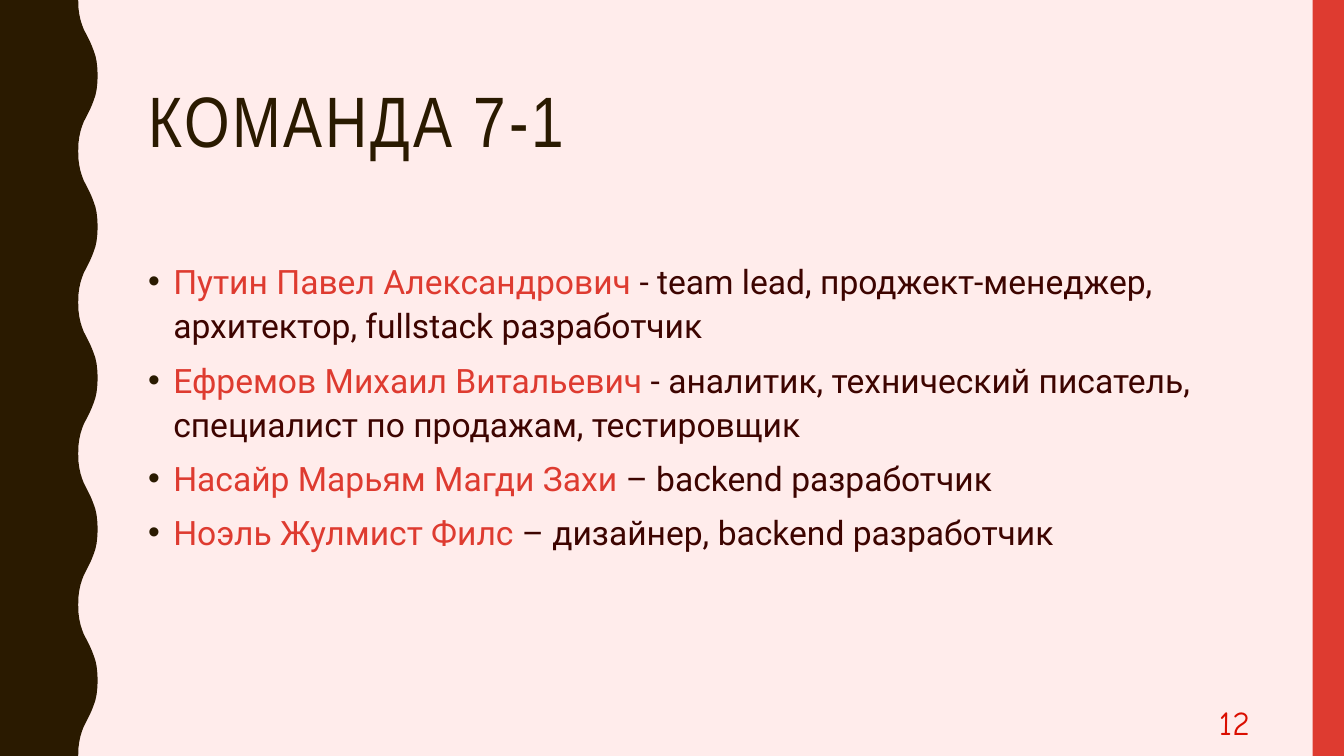
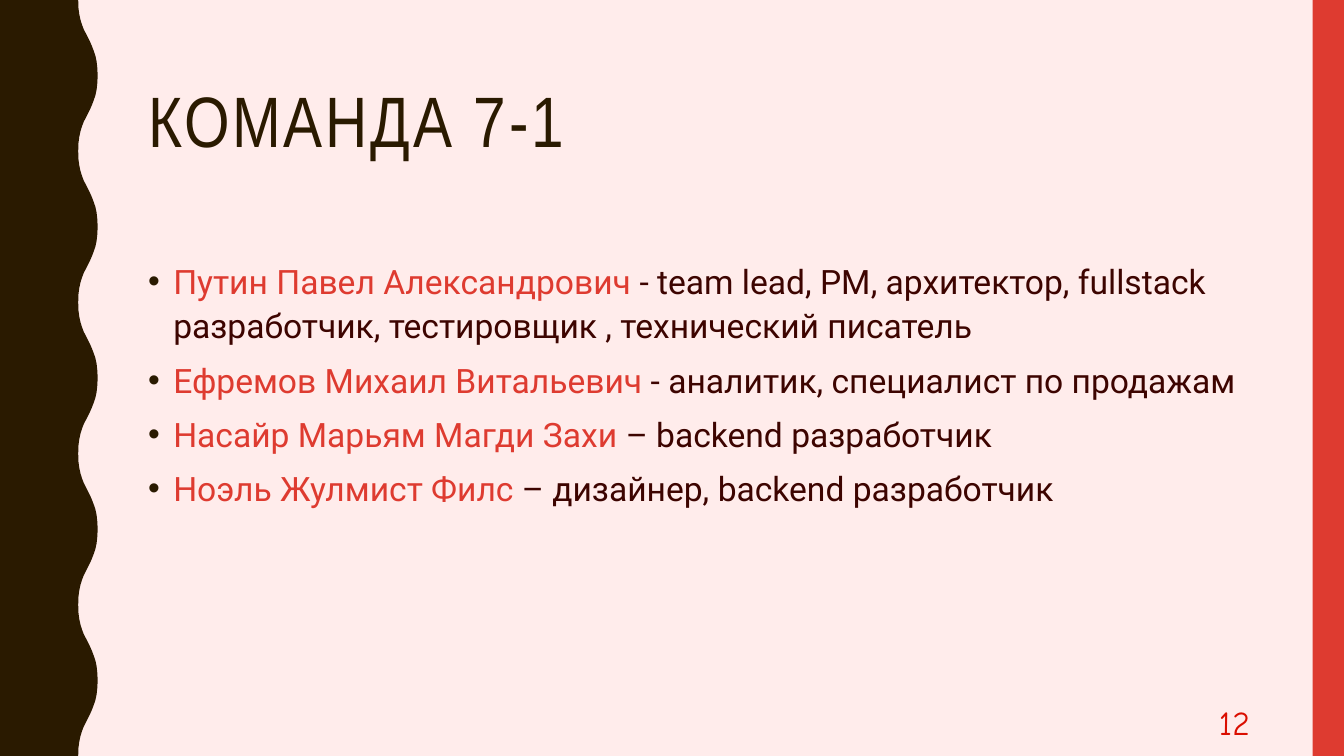
Before and after one commit to PavelPutin/restobook, a slide deck: slide 12 of presentation (product)/Restobook.pptx. Drawn at 1344x756 pixels with LibreOffice and Linux fonts; fonts in the diff are those of the drawing. Boxes give left, top, right and bottom in pixels: in the first picture for what was removed or moved away, otherwise in the second. Text is boxed around its words. In the diff, an @@ line names an element or a change of style, - is before the commit and + after.

Commit message:
fix: rewrite team roles

```diff
--- a/presentation (product)/Restobook.pptx
+++ b/presentation (product)/Restobook.pptx
@@ text at <box>173,268,1236,400</box>: text changed @@
-• Путин Павел Александрович - team lead, проджект-менеджер, архитектор, fullstack разработчик
-• Ефремов Михаил Витальевич - аналитик, технический писатель, специалист по продажам, тестировщик
+• Путин Павел Александрович - team lead, PM, архитектор, fullstack разработчик, тестировщик , технический писатель
+• Ефремов Михаил Витальевич - аналитик, специалист по продажам
```
Also in this commit, not shown: 1 other file.
